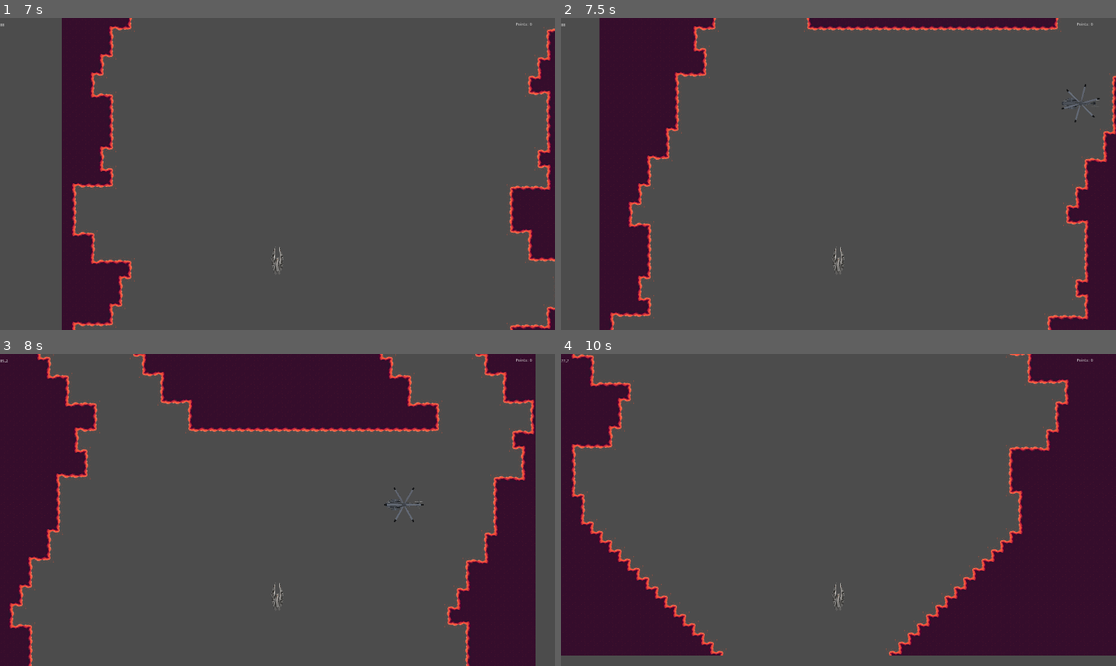
Above: before the commit, frames 1-4 (two rows, left to right).
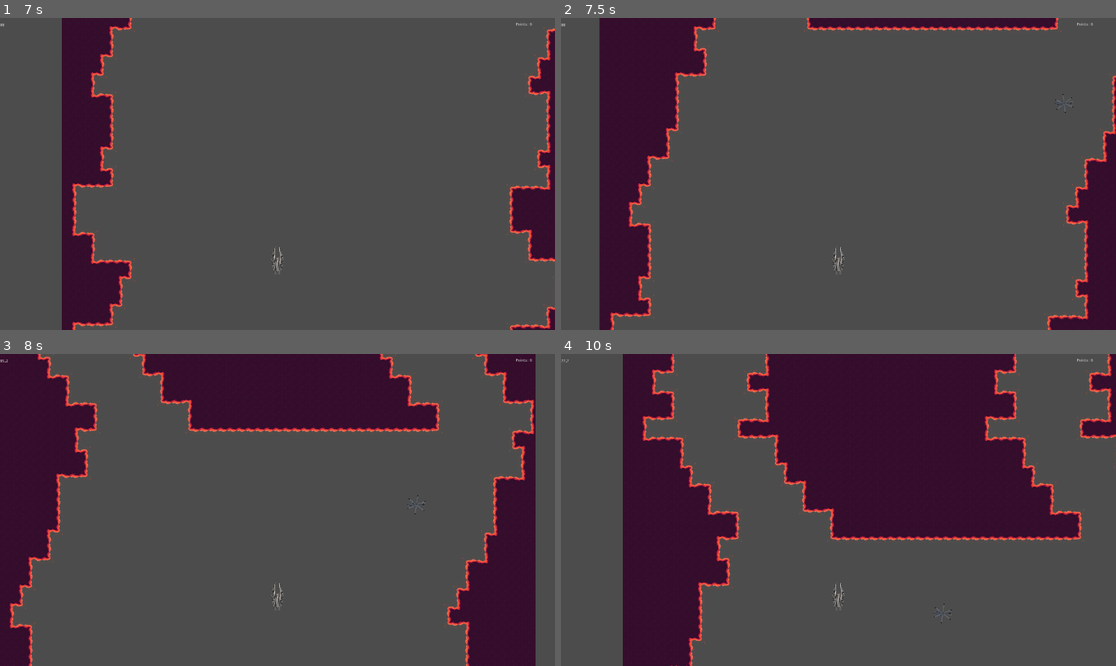
Above: after the commit, the same moments.

Repository: CyanideGourmet/River-Raid-Remake
Game: Godot game, scene res://scenes/Main.tscn
Same seed, same stepped clock (60 frames per second), same inputs: the game is played once before the commit and once after it.
Inputs:
- Up to frame 1 (7 s): tap Enter (ui_accept) at 0.5, 0.77, 1.52, 2, 3.02, 3.5, 3.77, 4.52, 5.75, 6.02, 6.77 s; hold Right (ui_right) 0.53-1.28 s; hold Down (ui_down) 1.28-2.03 s; hold Right (ui_right) 2.03-2.78 s; hold Up (ui_up) 2.78-3.53 s; hold Left (ui_left) 3.53-5.03 s; hold Down (ui_down) 5.03-5.78 s; hold Right (ui_right) 5.78-6.53 s; hold Up (ui_up) from 6.53 s (still down)
- Up to frame 2 (7.5 s): release Up (ui_up) at 7.28 s; hold Right (ui_right) from 7.28 s (still down)
- Up to frame 3 (8 s): keep holding Right (ui_right); tap Enter (ui_accept) at 7.52 s
- Up to frame 4 (10 s): release Right (ui_right) at 8.03 s; hold Down (ui_down) 8.03-8.78 s; hold Left (ui_left) 8.78-9.53 s; tap Enter (ui_accept) at 9.02, 9.77 s; hold Up (ui_up) from 9.53 s (still down)

Frame 1 is identical in both runs. In frame 2, 0.1% of the frame differs, in the area x 88-98%, y 21-34%; in frame 3, 0.1%; in frame 4, 63%, in the area x 0-100%, y 0-100%.

Commit message:
Chopper behaviour
Helikopter zachowuje się tak jak powinien, posiada odpowiednią wartość punktową a jego prędkość oraz wartość punktowa są modyfikowalne

Diff:
--- a/scenes/Chopper.tscn
+++ b/scenes/Chopper.tscn
@@ -10,8 +10,8 @@
 height = 496.73
 
 [sub_resource type="CapsuleShape2D" id=2]
-radius = 4320.0
-height = 7680.0
+radius = 8640.0
+height = 15360.0
 
 [node name="Chopper" type="KinematicBody2D" groups=[
 "enemy",
--- a/scripts/Bullet.gd
+++ b/scripts/Bullet.gd
@@ -7,10 +7,13 @@
 signal bullet_freed
 
 func _ready():
+	#terrain
 	set_collision_mask_bit(3, 1)
+	set_collision_layer_bit(-4, 1)
+	#chopper
 	set_collision_mask_bit(4, 1)
+	#fuel
 	set_collision_mask_bit(5, 1)
-	set_collision_layer_bit(-4, 1)
 	starting_position = position
 
 func _process(delta):
--- a/scripts/Chopper.gd
+++ b/scripts/Chopper.gd
@@ -1,7 +1,7 @@
 extends KinematicBody2D
 
-export var movement_speed = 400
-export var point_value = 1000
+export var movement_speed = 200
+export var point_value = 60
 
 var player_node
 var direction = 0
@@ -12,10 +12,14 @@
 
 func _ready():
 	$Body/Rotor/AnimationPlayer.play()
+	#player
 	set_collision_layer_bit(1, 1)
 	$PlayerDetectionArea.set_collision_layer_bit(1, 1)
+	#bullet
 	set_collision_layer_bit(4, 1)
 	set_collision_mask_bit(-4, 1)
+	#terrain
+	set_collision_mask_bit(6, 1)
 	player_node = get_parent().get_parent().find_node("Player")
 	connect("destroyed", player_node, "_hit_a_node")
 	connect("destroyed", get_parent(), "_node_destroyed")
@@ -31,6 +35,9 @@
 	if collision:
 		if collision.collider.is_in_group("PlayerBullet"):
 			_death()
+		elif collision.collider.is_in_group("terrain"):
+			direction *= -1
+			$Body.flip_v = !$Body.flip_v
 
 func _collided(node):
 	if node.is_in_group("PlayerBullet"):
--- a/scripts/Fuel.gd
+++ b/scripts/Fuel.gd
@@ -5,7 +5,9 @@
 var player_node
 
 func _ready():
+	#player
 	set_collision_layer_bit(2, 1)
+	#bullet
 	set_collision_layer_bit(5, 1)
 	player_node = get_parent().get_parent().find_node("Player")
 	connect("body_entered", self, "_fuel")
--- a/scripts/MapSlice.gd
+++ b/scripts/MapSlice.gd
@@ -29,9 +29,13 @@
 var entities = []
 
 func _ready():
+	#player
 	set_collision_layer_bit(0, 1)
+	$Area.set_collision_layer_bit(0, 1)
+	#bullet
 	set_collision_layer_bit(3, 1)
-	$Area.set_collision_layer_bit(0, 1)
+	#chopper
+	set_collision_layer_bit(6, 1)
 	player_node = get_parent().find_node("Player")
 	$Area.connect("body_entered", self, "_on_Mapslice_body_entered")
 	$Area.connect("body_exited", self, "_on_MapSlice_body_exited")
@@ -92,6 +96,10 @@
 	_fill()
 	_place_tiles()
 	_instantiated_nodes_coordinates()
+	_place_entities()
+
+func _reset():
+	_clear_entities()
 	_place_entities()
 
 func _template():
@@ -293,6 +301,13 @@
 	instantiated_nodes_coordinates.append(fuel_coords)
 	while chopper_number > 0:
 		var coordinates = [_random_int(0, 1)*59, _random_int(50, 221)]
+		var k = 0
+		if coordinates[0] == 0:
+			k = 1
+		else:
+			k = -1
+		while map_array[coordinates[0]][coordinates[1]] != [0, 0, 0]:
+			coordinates[0] += k
 		chopper_coords.append(coordinates)
 		chopper_number -= 1
 	instantiated_nodes_coordinates.append(chopper_coords)
@@ -320,7 +335,7 @@
 		var x = Chopper.instance()
 		add_child(x)
 		x.position = Vector2(16 + 32 * i[0], 16 + 32 * i[1])
-		x.scale = Vector2(0.25, 0.25)
+		x.scale = Vector2(0.125, 0.125)
 		x.direction = -1
 		if i[0] == 0:
 			x.rotation = 135
--- a/scripts/Player.gd
+++ b/scripts/Player.gd
@@ -25,6 +25,7 @@
 var points = 0
 
 signal free_the_bullet
+signal player_died
 
 func _ready():
 	camera_pos = $Camera.position
@@ -32,9 +33,13 @@
 	Fuel_t = UI.find_node("Fuel")
 	Points_t = UI.find_node("Points")
 	Fuel_t.text = str(fuel)
+	#terrain
 	set_collision_mask_bit(0, 1)
+	#chopper
 	set_collision_mask_bit(1, 1)
+	#fuel
 	set_collision_mask_bit(2, 1)
+	connect("player_died", current_mapslice, "_reset")
 
 func _input(event):
 	if event.is_pressed():
@@ -91,6 +96,7 @@
 	position.x = clamp(position.x, camera_pos.x, camera_pos.x + $Camera.get_viewport_rect().size.x)
 
 func _dead():
+	emit_signal("player_died")
 	position = current_mapslice.position + Vector2(960, 8500)
 	full_stop = 0
 	yield(get_tree().create_timer(1), "timeout")
@@ -109,6 +115,7 @@
 
 func _current_mapslice_changed(node):
 	current_mapslice = node
+	connect("player_died", current_mapslice, "_reset")
 
 func _hit_a_node(node):
 	if node.is_in_group("enemy"):
